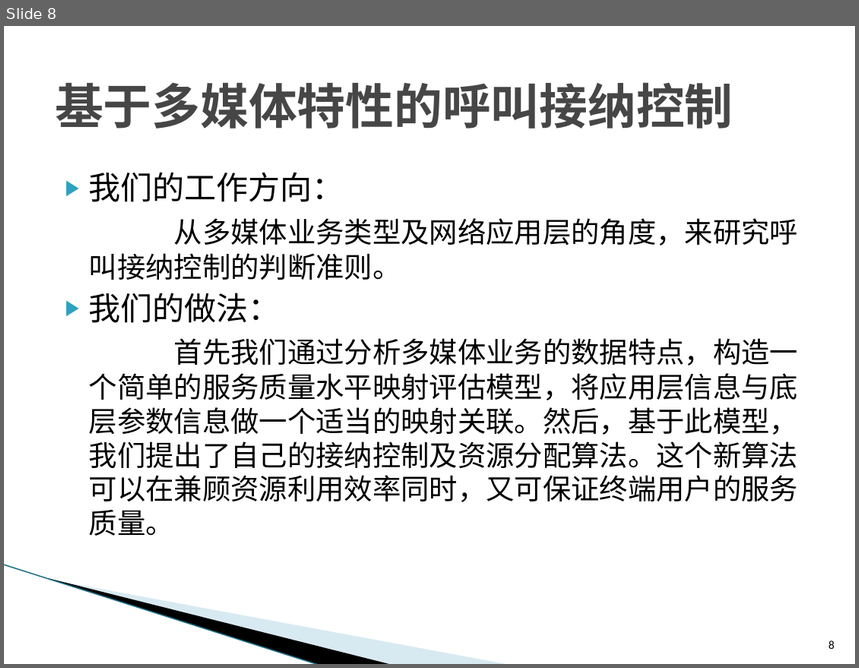
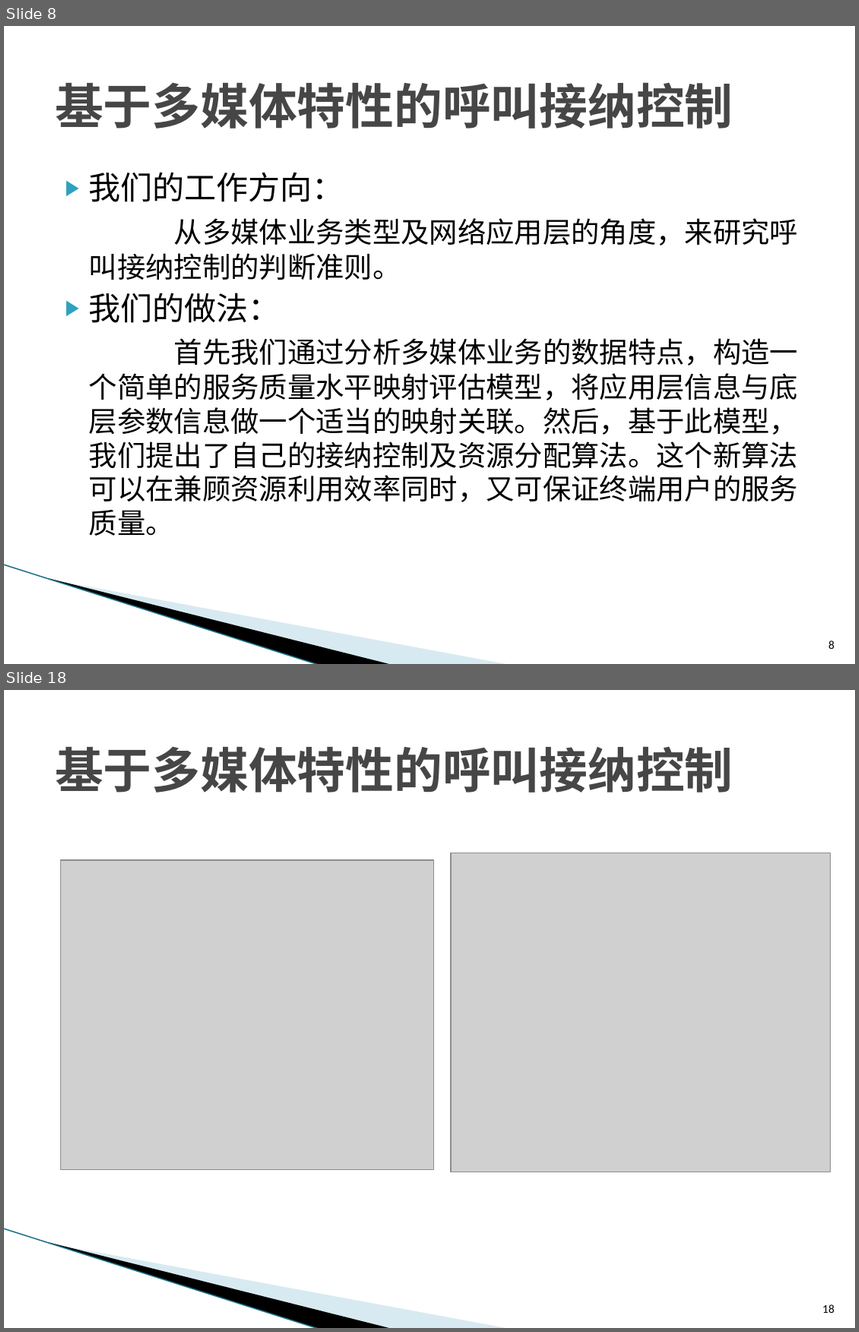
Before and after one commit to ZhiweiYAN/yzw_thesis, a slide deck: defense_phd.pptx. Shown one above the other, each under a label of ours: slide 8 before the commit, slides 8 and 18 after it; the slides between them are not shown. The pictures are 859x668 and 859x1332 pixels, drawn with LibreOffice and Linux fonts; fonts in the diff are those of the drawing; grey boxes stand for pictures; background and template pictures are left out. Boxes give left, top, right and bottom in pixels: in the first picture for what was removed or moved away, otherwise in the second. Text is boxed around its words. In the diff, an @@ line names an element or a change of style, - is before the commit and + after.

```diff
--- a/defense_phd.pptx
+++ b/defense_phd.pptx
@@ slide 18 added at (x1=4, y1=690, x2=855, y2=1328), background #FFFFFF; not listed: 3 template elements that a slide beside it also shows @@
@@ title added at (x1=55, y1=746, x2=734, y2=793), 41 pt, text #464646, bold @@
+基于多媒体特性的呼叫接纳控制
@@ picture added at (x1=61, y1=860, x2=435, y2=1170) @@
@@ picture added at (x1=451, y1=853, x2=831, y2=1173) @@
@@ page number added at (x1=823, y1=1305, x2=835, y2=1313), 10 pt, text #000000 @@
+18
```
Also in this commit, not shown: 10 other slides added, 1 slide removed.
